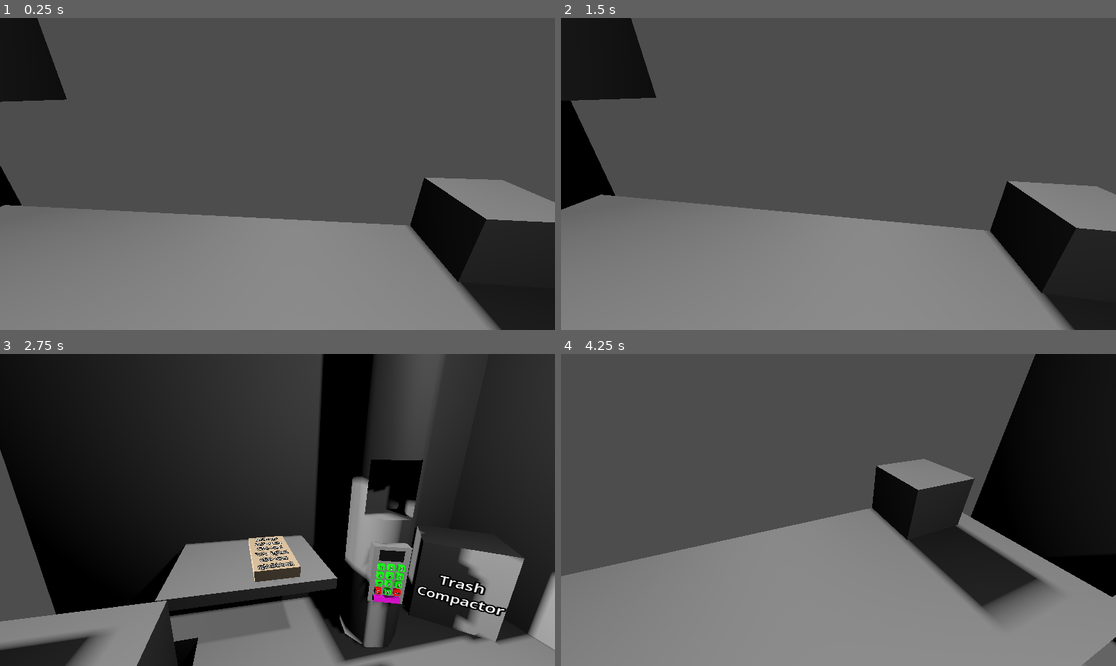
Above: before the commit, frames 1-4 (two rows, left to right).
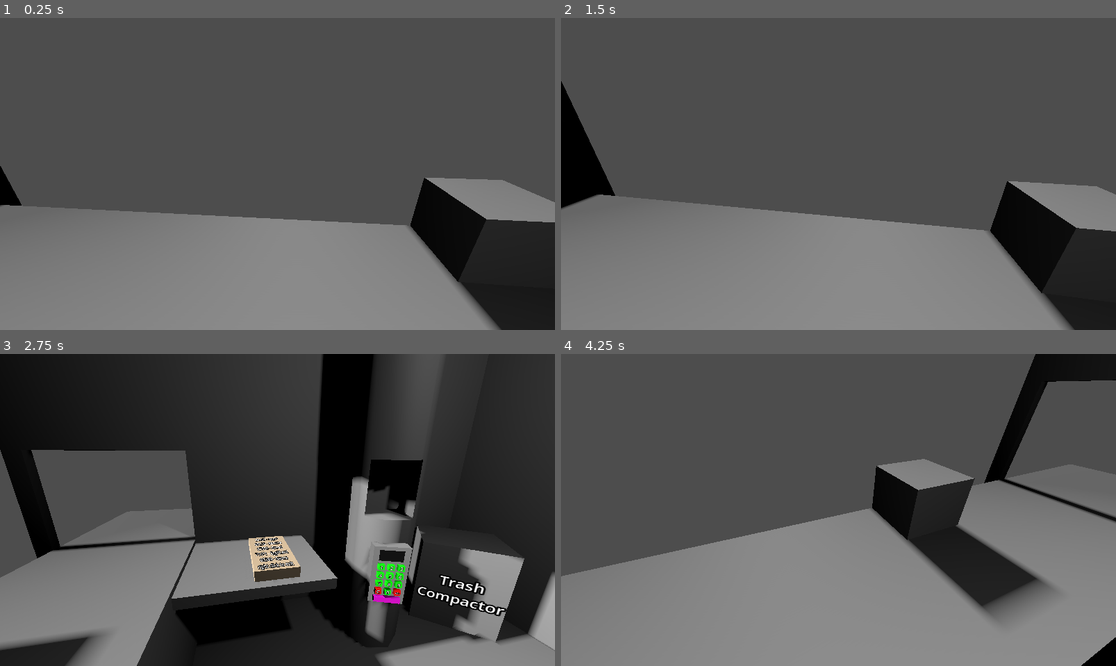
Above: after the commit, the same moments.

Repository: KristenKaiser/BadIdeas2026
Game: Godot game, scene res://Scenes/Main.tscn
Same seed, same stepped clock (60 frames per second), same inputs: the game is played once before the commit and once after it.
Inputs (mouse positions are in pixels of both pictures, inside the frame that each line leads up to):
- Up to frame 1 (0.25 s): no input
- Up to frame 2 (1.5 s): tap Enter at 0.5 s; move the mouse to (960, 158) at 0.52 s; hold Right (ui_right) 0.53-1.28 s; click (960, 158) at 0.67 s; tap Space at 1.25 s; move the mouse to (727, 189) at 1.27 s; hold Left (ui_left) from 1.28 s (still down)
- Up to frame 3 (2.75 s): move the mouse to (333, 441) at 2.02 s; release Left (ui_left) at 2.03 s; hold Right (ui_right) from 2.03 s (still down)
- Up to frame 4 (4.25 s): tap Enter at 2.75 s; move the mouse to (810, 572) at 2.77 s; click (810, 572) at 2.92 s; tap Space at 3.5 s; move the mouse to (1005, 556) at 3.52 s; release Right (ui_right) at 3.53 s; hold Left (ui_left) from 3.53 s (still down)

The runs differ from the first frame. In frame 1, 2.5% of the frame differs, in the area x 0-13%, y 0-61%; in frame 2, 3.9%; in frame 3, 19%, in the area x 0-70%, y 30-100%; in frame 4, 12%.

Commit message:
converted conveyer to flat layout

Diff:
--- a/bad-ideas-game-jam-2026/Scenes/Main.tscn
+++ b/bad-ideas-game-jam-2026/Scenes/Main.tscn
@@ -12,7 +12,7 @@
 [ext_resource type="PackedScene" uid="uid://denvefmpnolys" path="res://Scenes/conveyer.tscn" id="5_vy5pj"]
 
 [sub_resource type="BoxShape3D" id="BoxShape3D_4kpch"]
-size = Vector3(1, 1, 0.5)
+size = Vector3(0.4, 1.4, 1)
 
 [sub_resource type="BoxShape3D" id="BoxShape3D_c1w88"]
 size = Vector3(0.33112794, 0.4994873, 0.5165771)
@@ -47,6 +47,11 @@
 transform = Transform3D(-4.371139e-08, 0, 1, 0, 1, 0, -1, 0, -4.371139e-08, 2.4, 0.2, -0.6999999)
 size = Vector3(5.3, 3.5, 0.1)
 
+[node name="CSGBox3D" type="CSGBox3D" parent="room/WallRight"]
+transform = Transform3D(1, 0, 0, 0, 1, 0, 0, 0, 1, 1.8000004, -0.100000024, 4.7683716e-07)
+operation = 2
+size = Vector3(1.4, 1, 0.2)
+
 [node name="WallLeft" type="CSGBox3D" parent="room"]
 transform = Transform3D(-4.371139e-08, 0, 1, 0, 1, 0, -1, 0, -4.371139e-08, -3.3, 0.100000024, -0.7)
 use_collision = true
@@ -82,6 +87,11 @@
 operation = 2
 size = Vector3(0.8, 0.8, 0.8)
 
+[node name="conver_enter" type="CSGBox3D" parent="room/WallLeft"]
+transform = Transform3D(1, 0, 0, 0, 1, 0, 0, 0, 1, 1.8000004, 0, -0.19999981)
+operation = 2
+size = Vector3(1.4, 1, 1.4)
+
 [node name="WallCenter" type="CSGBox3D" parent="room"]
 transform = Transform3D(1, 0, 0, 0, 1, 0, 0, 0, 1, -0.65000015, 0.20000005, 1.9)
 size = Vector3(6.1, 3.5, 0.1)
@@ -92,9 +102,9 @@
 script = ExtResource("3_bmxlf")
 
 [node name="CSGBox3D" type="CSGBox3D" parent="room/Floor"]
-transform = Transform3D(1, 0, 0, 0, 1, 0, 0, 0, 1, 1.9, -1.8000003, -0.049999982)
-operation = 2
-size = Vector3(1, 1.4, 0.5)
+transform = Transform3D(1, 0, 0, 0, 1, 0, 0, 0, 1, 3.1, -1.7000004, -1.6999999)
+operation = 2
+size = Vector3(0.4, 1.4, 1)
 
 [node name="Area3D" type="Area3D" parent="room/Floor/CSGBox3D"]
 
@@ -187,11 +197,12 @@
 transform = Transform3D(1, 0, 0, 0, 1, 0, 0, 0, 1, 0, 1.2, -0.2)
 
 [node name="Conveyer" parent="Center" instance=ExtResource("5_vy5pj")]
-transform = Transform3D(1, 0, 0, 0, 1, 0, 0, 0, 1, -0.9, -0.9, -2.5)
+transform = Transform3D(1, 0, 0, 0, 1, 0, 0, 0, 1, -0.4000001, -0.9, -2.5)
+size = Vector3(8.6, 1, 1.4)
 
 [node name="BoxDropper" type="CSGBox3D" parent="Center"]
-transform = Transform3D(1, 0, 0, 0, 1, 0, 0, 0, 1, -2.4, 1.3, -2.5000005)
-size = Vector3(1, 1.6, 1.4)
+transform = Transform3D(1, 0, 0, 0, 1, 0, 0, 0, 1, -3.5, -0.05000019, -2.5000005)
+size = Vector3(1, 1.3000001, 1.4)
 script = ExtResource("5_50glp")
 
 [node name="TapeOTron" type="CSGBox3D" parent="Center"]
@@ -249,4 +260,4 @@
 [node name="Hand" type="Node3D" parent="."]
 transform = Transform3D(0.69453704, 0, -1.7763568e-15, 0, 0.10020816, 0, 0, 0, 0.38678715, 1.8000002, 0.8, -1.2)
 
-[connection signal="area_exited" from="room/Floor/CSGBox3D/Area3D" to="room/Floor" method="_on_area_3d_area_exited"]
+[connection signal="area_entered" from="room/Floor/CSGBox3D/Area3D" to="room/Floor" method="_on_area_3d_area_entered"]
--- a/bad-ideas-game-jam-2026/Scenes/conveyer.tscn
+++ b/bad-ideas-game-jam-2026/Scenes/conveyer.tscn
@@ -5,10 +5,11 @@
 [sub_resource type="BoxShape3D" id="BoxShape3D_x5p7y"]
 size = Vector3(4.4, 1, 1.4)
 
-[node name="Conveyer" type="CSGBox3D"]
+[node name="Conveyer" type="CSGBox3D" node_paths=PackedStringArray("collision_shape")]
 use_collision = true
 size = Vector3(4.4, 1, 1.4)
 script = ExtResource("1_doyy2")
+collision_shape = NodePath("Area3D/CollisionShape3D")
 
 [node name="Area3D" type="Area3D" parent="."]
 
--- a/bad-ideas-game-jam-2026/Scripts/conveyer.gd
+++ b/bad-ideas-game-jam-2026/Scripts/conveyer.gd
@@ -1,4 +1,9 @@
 extends CSGBox3D
+
+@export var collision_shape : CollisionShape3D
+
+func _ready() -> void:
+	collision_shape.shape.size = size
 
 
 func _on_area_3d_area_entered(area: Area3D) -> void:
--- a/bad-ideas-game-jam-2026/Scripts/floor.gd
+++ b/bad-ideas-game-jam-2026/Scripts/floor.gd
@@ -3,6 +3,9 @@
 
 
 
-func _on_area_3d_area_exited(area: Area3D) -> void:
+#
+
+
+func _on_area_3d_area_entered(area: Area3D) -> void:
 	if area.get_parent() is Box:
 		area.get_parent().ship()
